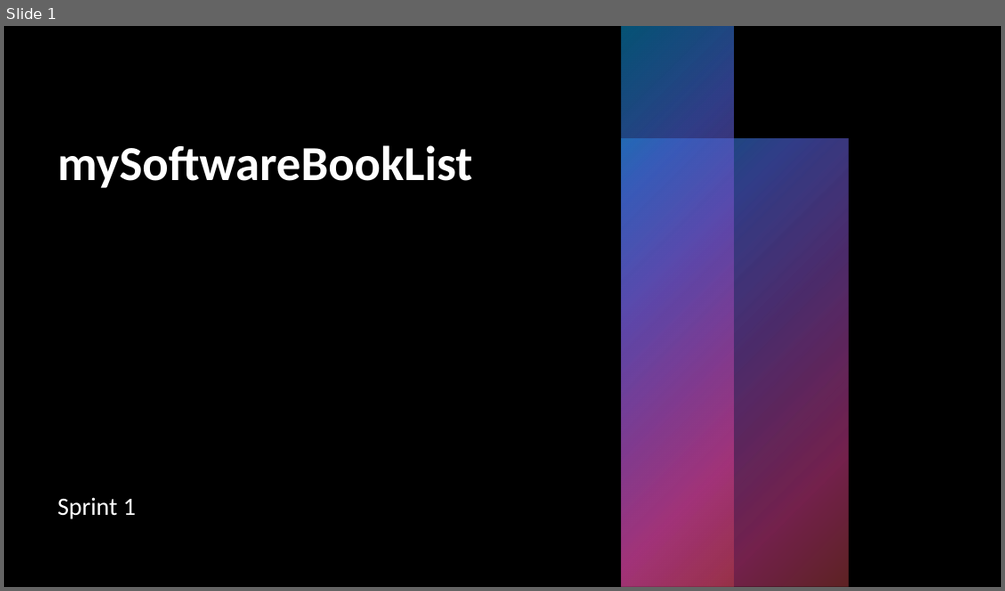
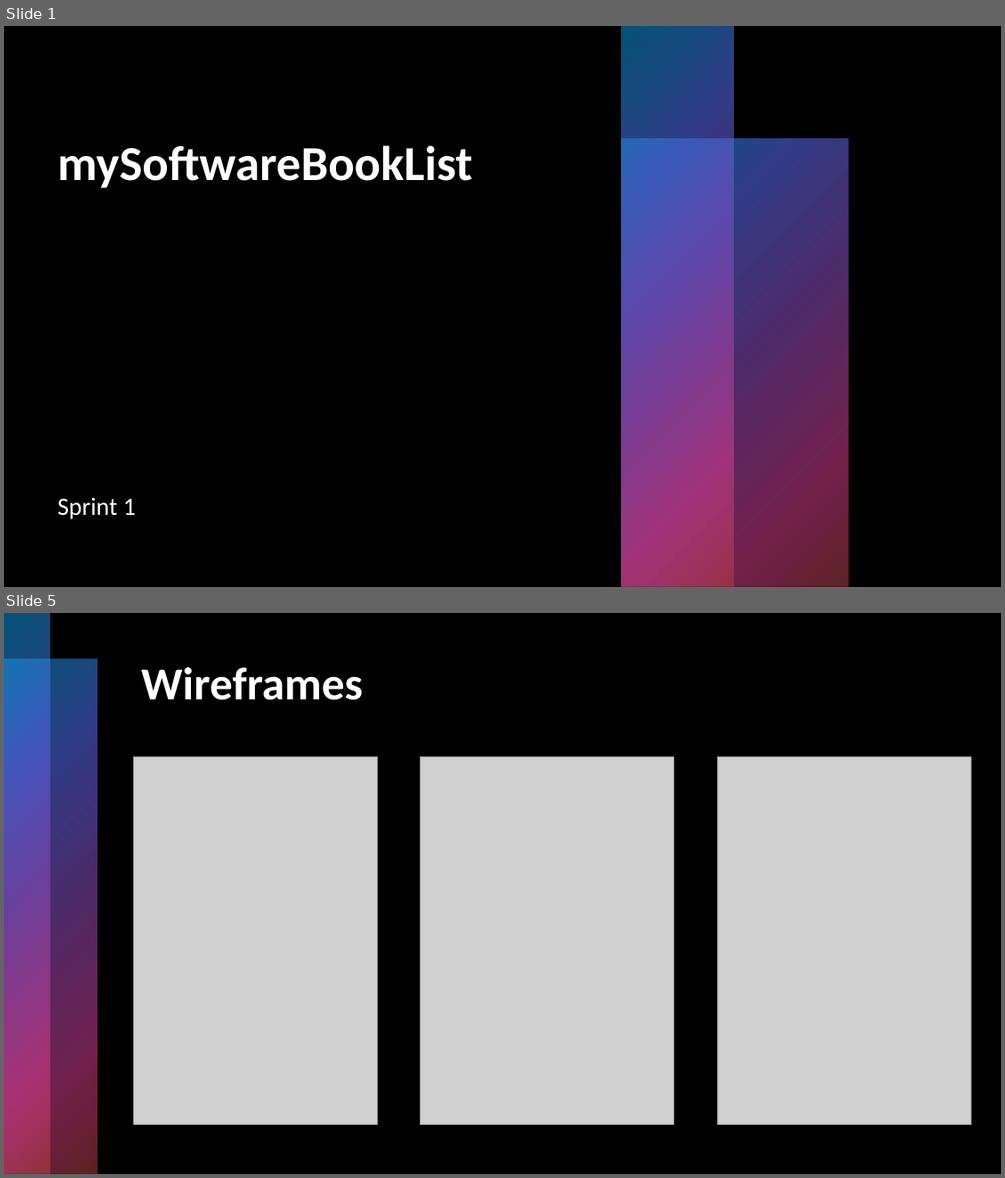
Before and after one commit to TouC001/group-project, a slide deck: documents/SoftwareBookList_Sprint_1_Presentation.pptx. Shown one above the other, each under a label of ours: slide 1 before the commit, slides 1 and 5 after it; the slides between them are not shown. The pictures are 1005x591 and 1005x1178 pixels, drawn with LibreOffice and Linux fonts; fonts in the diff are those of the drawing; grey boxes stand for pictures; background and template pictures are left out. Boxes give left, top, right and bottom in pixels: in the first picture for what was removed or moved away, otherwise in the second. Text is boxed around its words. In the diff, an @@ line names an element or a change of style, - is before the commit and + after.

```diff
--- a/documents/SoftwareBookList_Sprint_1_Presentation.pptx
+++ b/documents/SoftwareBookList_Sprint_1_Presentation.pptx
@@ slide 5 added at [4,613,1001,1174], background #000000 @@
@@ rectangle added at [4,613,50,1174], fill gradient #0BA5E8 to #5066E1 to #894EC0 to #E54196 to #BE4449 @@
@@ rectangle added at [4,659,97,1174], fill gradient #0BA5E8 to #5066E1 to #894EC0 to #E54196 to #BE4449 @@
@@ title added at [141,667,363,700], 44 pt, text #FFFFFF, bold @@
+Wireframes
@@ picture added at [134,756,377,1125] @@
@@ picture added at [421,756,674,1125] @@
@@ picture added at [718,756,971,1125] @@
```
Also in this commit, not shown: 1 slide changed, 4 other slides added, 3 other files.
